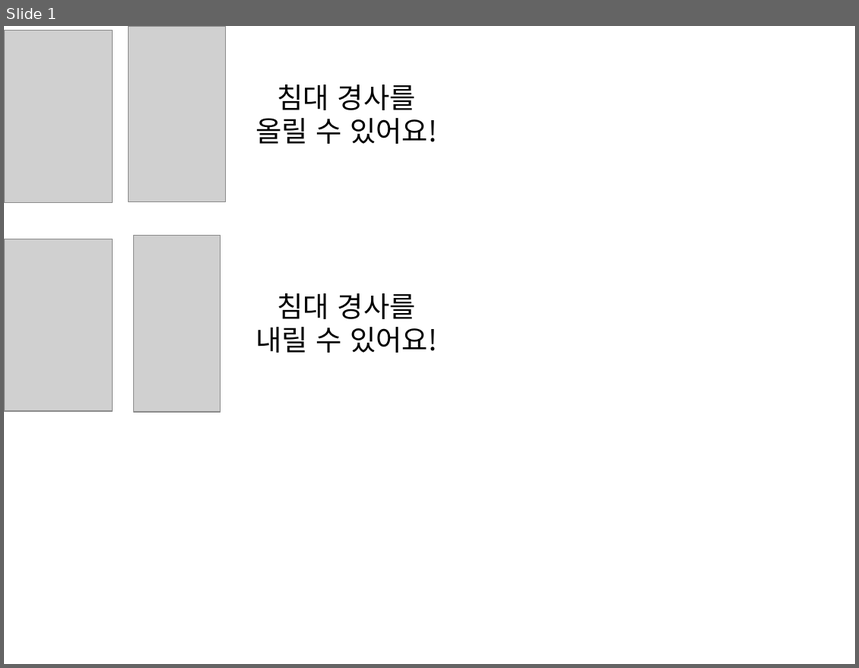
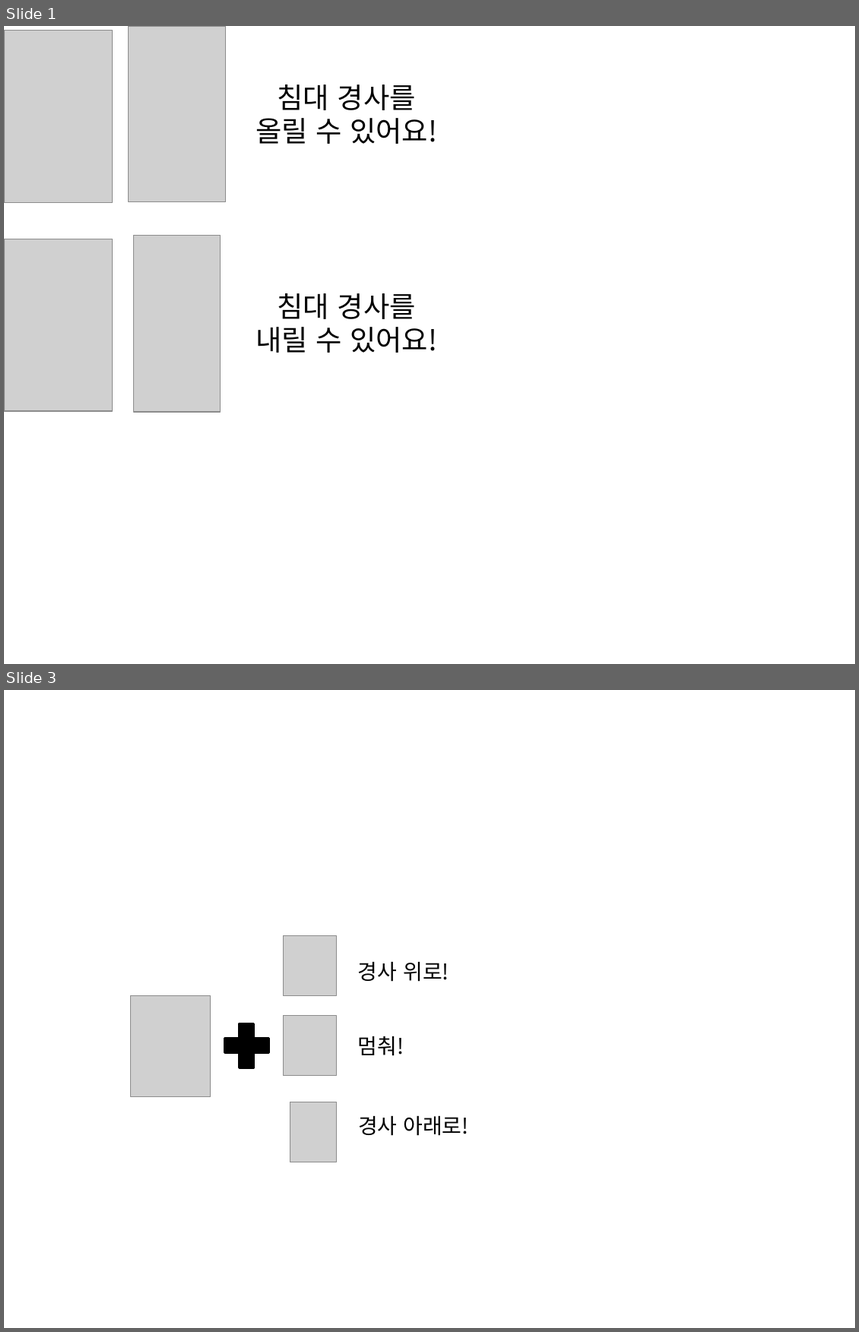
Before and after one commit to SuyoungKim-K/Motion_Control, a slide deck: working/GUI/Image/이미지제작용.pptx. Shown one above the other, each under a label of ours: slide 1 before the commit, slides 1 and 3 after it; the slides between them are not shown. The pictures are 859x668 and 859x1332 pixels, drawn with LibreOffice and Linux fonts; fonts in the diff are those of the drawing; grey boxes stand for pictures. Boxes give left, top, right and bottom in pixels: in the first picture for what was removed or moved away, otherwise in the second. Text is boxed around its words. In the diff, an @@ line names an element or a change of style, - is before the commit and + after.

```diff
--- a/working/GUI/Image/이미지제작용.pptx
+++ b/working/GUI/Image/이미지제작용.pptx
@@ slide 3 added at <box>4,690,855,1328</box>, background #FFFFFF @@
@@ picture added at <box>283,936,337,996</box> @@
@@ text added at <box>358,962,449,982</box>, 18 pt, text #000000 @@
+경사 위로!
@@ picture added at <box>130,996,210,1097</box> @@
@@ plus sign added at <box>217,1016,276,1075</box>, fill #000000, outline #000000 2 pt @@
@@ picture added at <box>283,1016,337,1075</box> @@
@@ text added at <box>358,1037,405,1056</box>, 18 pt, text #000000 @@
+멈춰!
@@ picture added at <box>290,1102,337,1161</box> @@
@@ text added at <box>358,1116,468,1136</box>, 18 pt, text #000000 @@
+경사 아래로!
```
Also in this commit, not shown: 1 slide changed, 24 other files.
